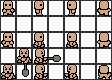
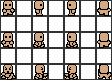
Layers edited between the first and the second 112 x 80 image:
painted on "Layer 5" over [17, 48, 109, 77]
